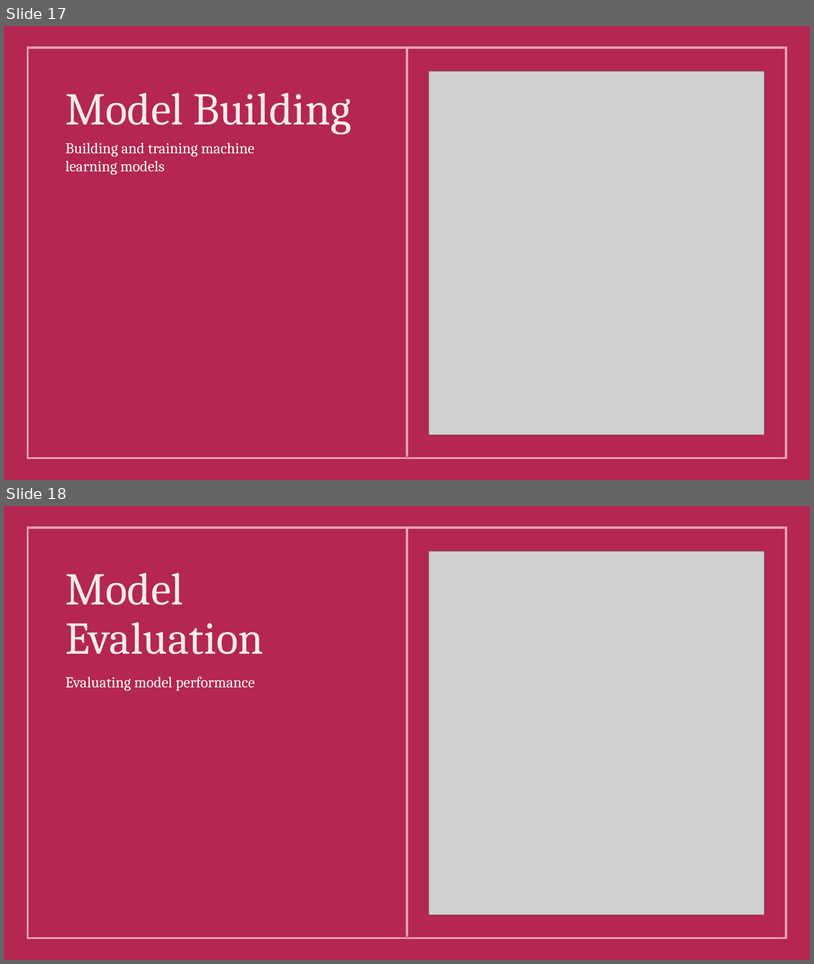
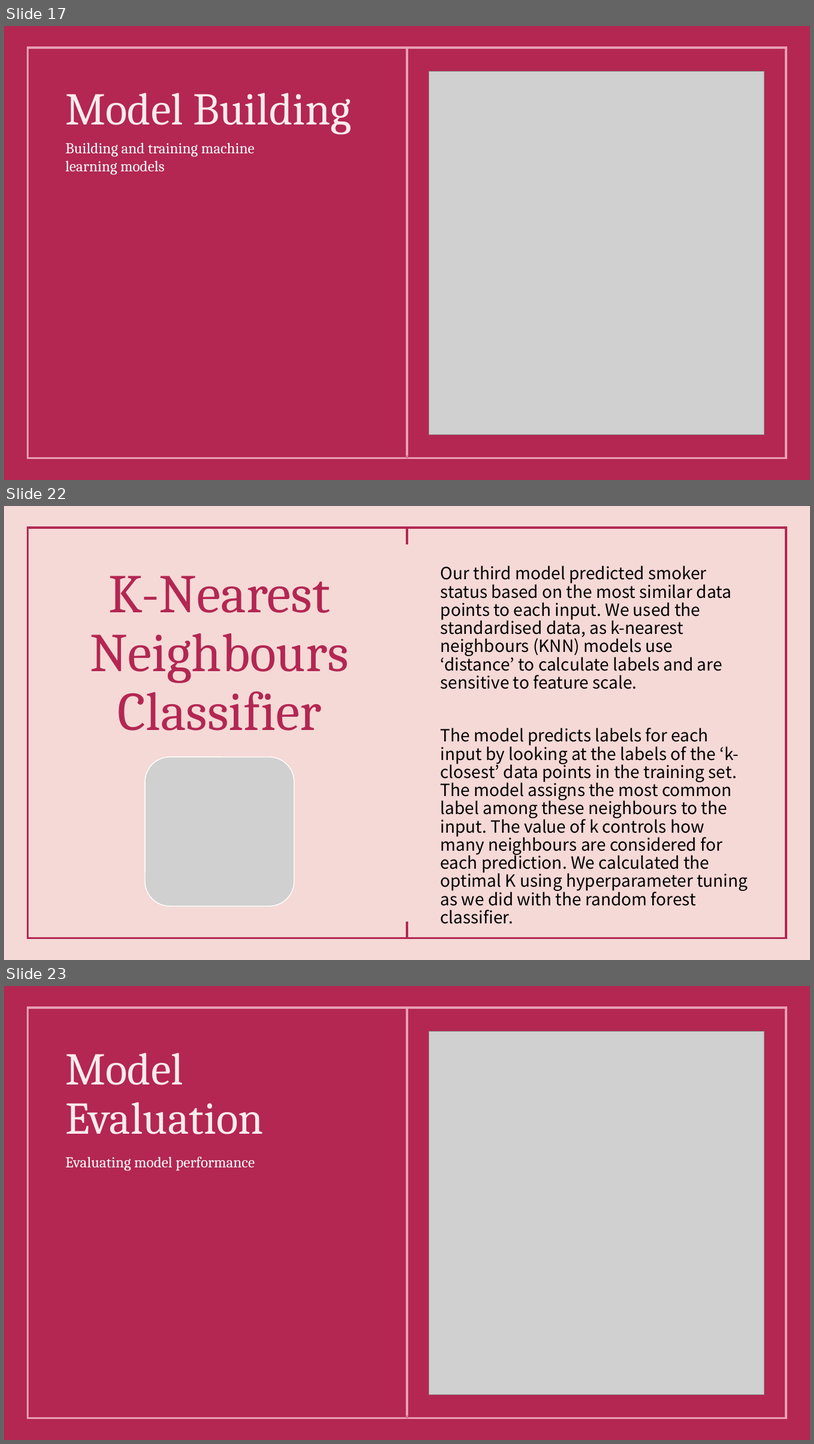
Before and after one commit to FaatimahMajothi98/OKCupid-Machine-Learning-Portfolio-Project, a slide deck: OKCupid-Date-A-Scientist-Starter/OKCupid – Machine Learning Analysis.pptx. Shown one above the other, each under a label of ours: slides 17 and 18 before the commit, slides 17, 22 and 23 after it; the slides between them are not shown. The pictures are 814x964 and 814x1444 pixels, drawn with LibreOffice and Linux fonts; fonts in the diff are those of the drawing; grey boxes stand for pictures. Boxes give left, top, right and bottom in pixels: in the first picture for what was removed or moved away, otherwise in the second. Text is boxed around its words. In the diff, an @@ line names an element or a change of style, - is before the commit and + after.

```diff
--- a/OKCupid-Date-A-Scientist-Starter/OKCupid – Machine Learning Analysis.pptx
+++ b/OKCupid-Date-A-Scientist-Starter/OKCupid – Machine Learning Analysis.pptx
@@ slide 22 added at (x1=4, y1=506, x2=810, y2=960), background #F5D9D7; not listed: 3 template elements that a slide beside it also shows @@
@@ title added at (x1=90, y1=576, x2=349, y2=730), 64.8 pt, text #B32752 @@
+K-Nearest Neighbours Classifier
@@ text added at (x1=441, y1=565, x2=748, y2=910), 20 pt, text #000000 @@
+Our third model predicted smoker status based on the most similar data points to each input. We used the standardised data, as k-nearest neighbours (KNN) models use ‘distance’ to calculate labels and are sensitive to feature scale.
+The model predicts labels for each input by looking at the labels of the ‘k-closest’ data points in the training set. The model assigns the most common label among these neighbours to the input. The value of k controls how many neighbours are considered for each prediction. We calculated the optimal K using hyperparameter tuning as we did with the random forest classifier.
@@ picture added at (x1=145, y1=757, x2=294, y2=906) @@
@@ what was slide 18 is now slide 23 @@
```
Also in this commit, not shown: 3 slides changed, 4 other slides added, 1 slide removed, 1 other file.
